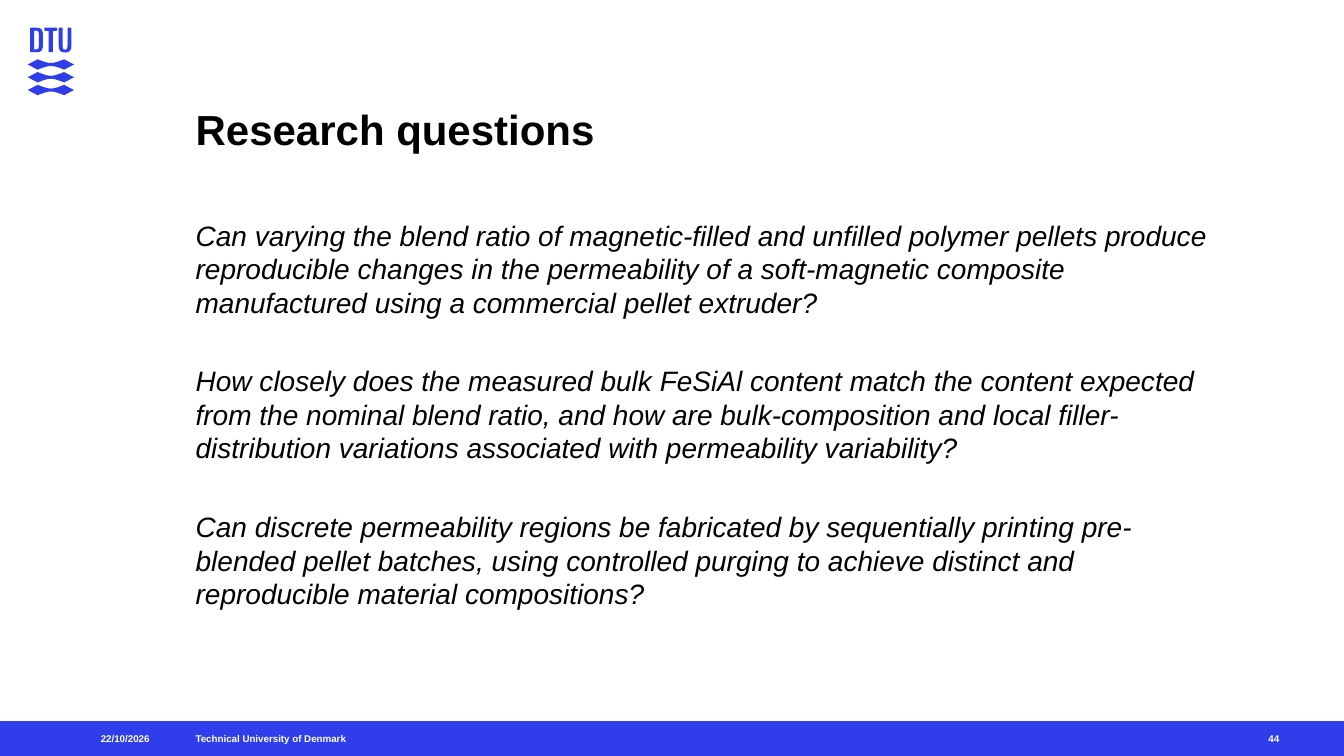
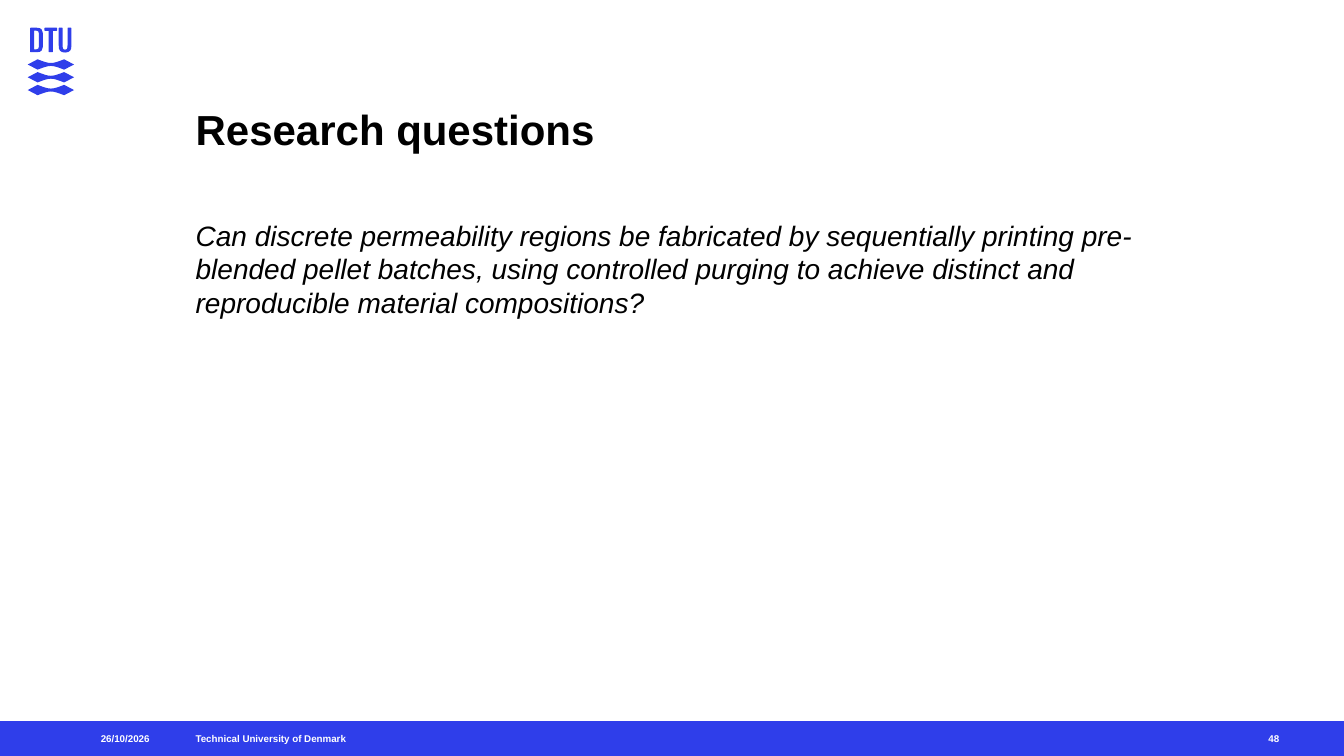
Before and after one commit to DTU-Printing-Inductors/documentation, a slide deck: slide 48 of latex/presentations/2__27_10_2026/brainstorming_27_10_2026.potx.pptx (slide 44 before the commit). Drawn at 1344x756 pixels with LibreOffice and Linux fonts; fonts in the diff are those of the drawing. Boxes give left, top, right and bottom in pixels: in the first picture for what was removed or moved away, otherwise in the second. Text is boxed around its words. In the diff, an @@ line names an element or a change of style, - is before the commit and + after.

```diff
--- a/latex/presentations/2__27_10_2026/brainstorming_27_10_2026.potx.pptx
+++ b/latex/presentations/2__27_10_2026/brainstorming_27_10_2026.potx.pptx
@@ text at bbox=[196, 225, 1206, 464]: paragraphs removed @@
-Can varying the blend ratio of magnetic-filled and unfilled polymer pellets produce reproducible changes in the permeability of a soft-magnetic composite manufactured using a commercial pellet extruder?
-How closely does the measured bulk FeSiAl content match the content expected from the nominal blend ratio, and how are bulk-composition and local filler-distribution variations associated with permeability variability?
@@ page number at bbox=[1268, 735, 1279, 742]: text changed @@
-44
+48
```
Also in this commit, not shown: 51 other slides changed, 1 slide added, 44 other files.
